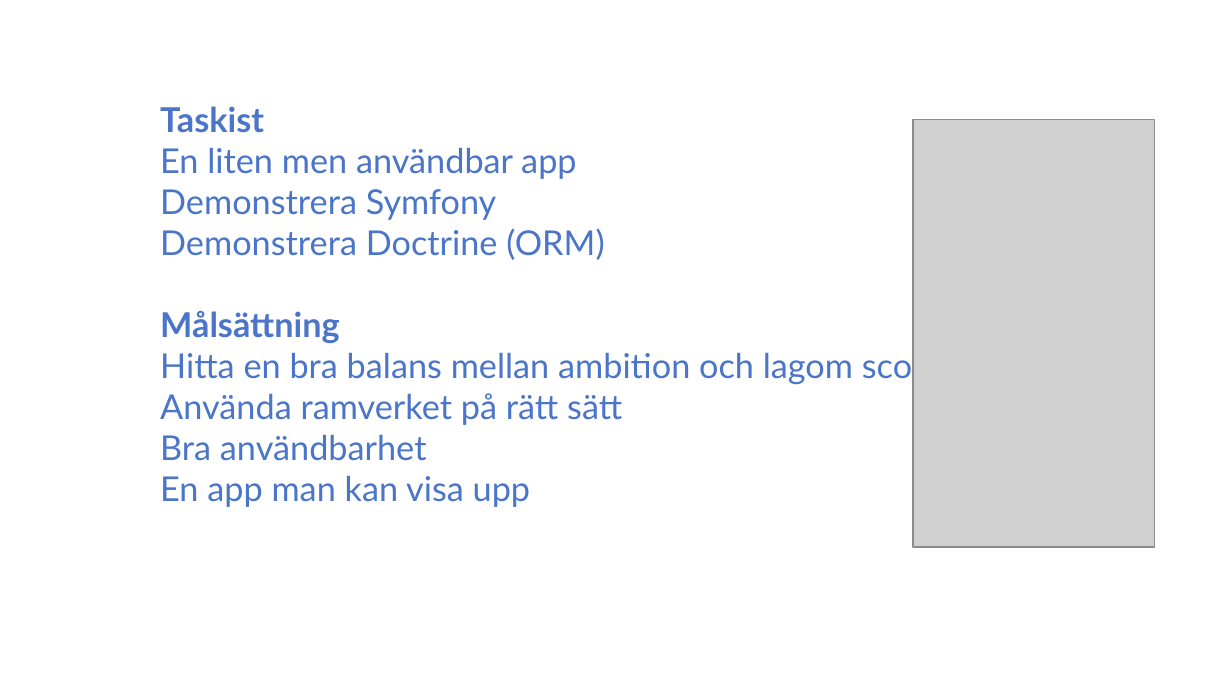
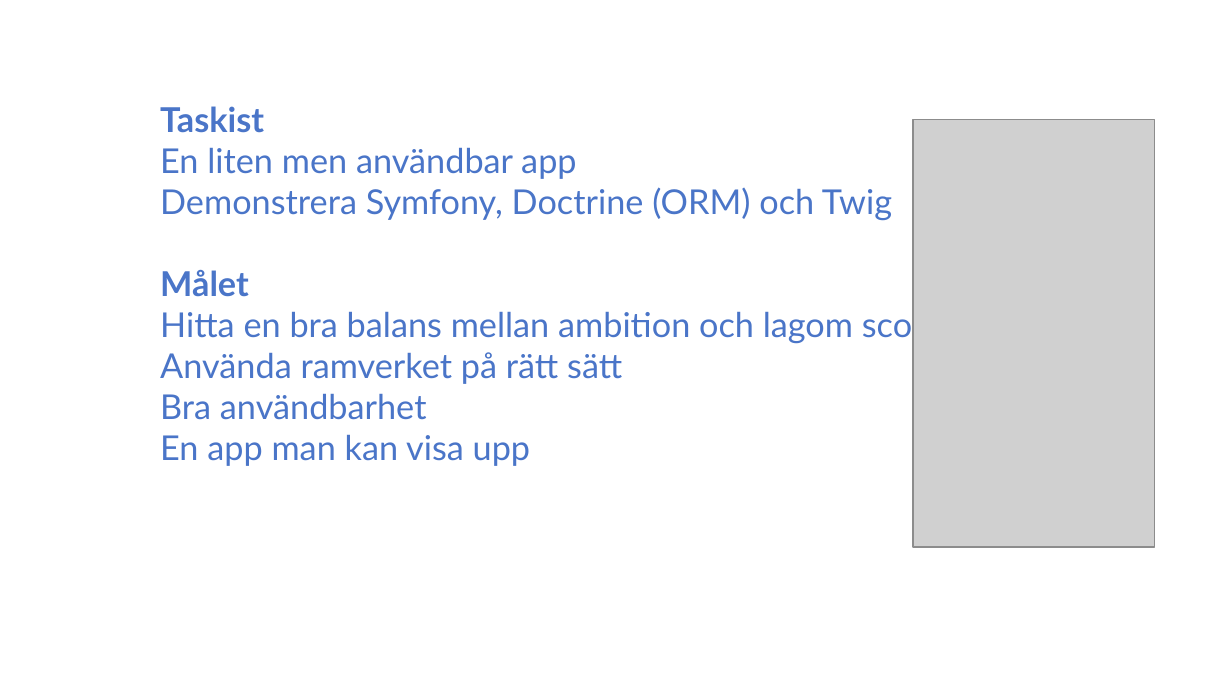
Before and after one commit to pereriksson/taskist, a slide deck: slide 4 of doc/Redovisning.pptx. Drawn at 1232x693 pixels with LibreOffice and Linux fonts; fonts in the diff are those of the drawing; grey boxes stand for pictures. Boxes give left, top, right and bottom in pixels: in the first picture for what was removed or moved away, otherwise in the second. Text is boxed around its words. In the diff, an @@ line names an element or a change of style, - is before the commit and + after.

```diff
--- a/doc/Redovisning.pptx
+++ b/doc/Redovisning.pptx
@@ text at bbox=[160, 187, 892, 297]: text changed @@
-● Demonstrera Symfony
-● Demonstrera Doctrine (ORM)
-● Målsättning
+● Demonstrera Symfony, Doctrine (ORM) och Twig
+● Målet
```
Also in this commit, not shown: 9 other slides changed.
